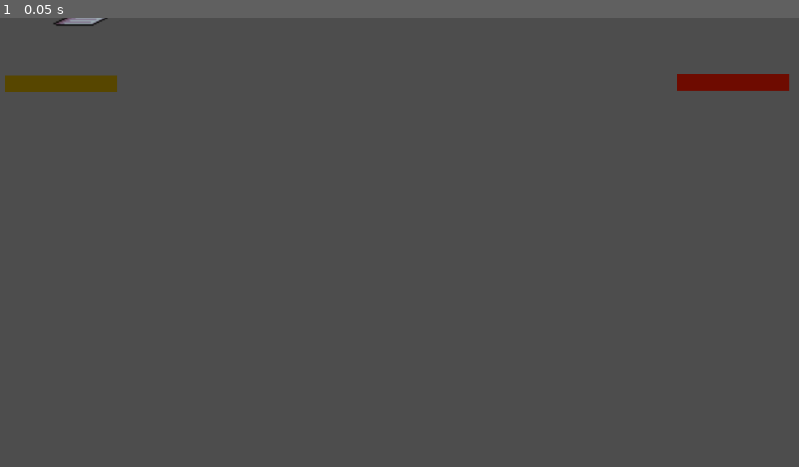
Above: before the commit, frame 1.
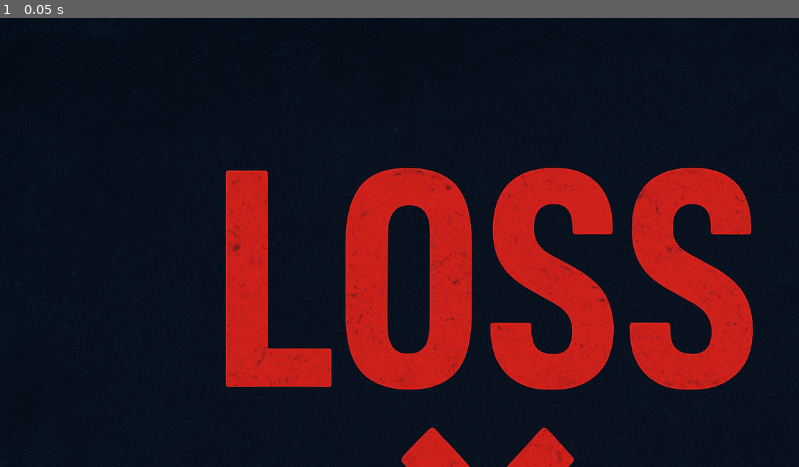
Above: after the commit, the same moment.

Repository: KalinduSE/-Final-Orbit
Game: Godot game, scene res://Scenes/world.tscn
Same seed, same stepped clock (60 frames per second), same inputs: the game is played once before the commit and once after it. This scene is started directly instead of the project's main scene.
Inputs:
- Up to frame 1 (0.05 s): no input

The runs differ from the first frame. In frame 1, 100% of the frame differs, in the area x 0-100%, y 0-100%.

Commit message:
Last Commit

Diff:
--- a/final-orbit/Scripts/player.gd
+++ b/final-orbit/Scripts/player.gd
@@ -1,31 +1,34 @@
 extends CharacterBody2D
 
 # --- Rocket Movement ---
-const SPEED := 300.0           # normal speed
-const BOOST_SPEED := 500.0     # boost speed
+const SPEED := 300.0
+const BOOST_SPEED := 500.0
 
 # --- Fuel & Health ---
 var max_fuel := 100.0
 var current_fuel := 100.0
-var fuel_drain_rate := 5.0      # fuel per second while moving
+var fuel_drain_rate := 5.0
+
 var max_health := 100
 var current_health := 100
 
-# --- References to UI bars ---
-@onready var health_bar = $CanvasLayer/HealthBar      # TextureProgressBar
-@onready var fuel_bar = $CanvasLayer/FuelBar          # TextureProgressBar
+# --- UI References ---
+@onready var health_bar = $CanvasLayer/HealthBar   # TextureProgressBar
+@onready var fuel_bar = $CanvasLayer/FuelBar       # TextureProgressBar
 
 # --- Rocket State ---
-var is_disabled : bool = false   # disables movement during cutscenes
+var is_disabled : bool = false
 
-signal health_changed
+func _ready() -> void:
+	%GameOver.visible = false
+
 
 func _physics_process(_delta: float) -> void:
 	if is_disabled:
 		velocity = Vector2.ZERO
-		return  # stop movement if disabled
+		return
 
-	# --- Player input ---
+	# --- Movement Input ---
 	var input_vector := Vector2.ZERO
 	input_vector.x = Input.get_action_strength("ui_right") - Input.get_action_strength("ui_left")
 	input_vector.y = Input.get_action_strength("ui_down") - Input.get_action_strength("ui_up")
@@ -33,12 +36,11 @@
 	if input_vector.length() > 0:
 		input_vector = input_vector.normalized()
 
-	# --- Boost speed ---
 	var current_speed := SPEED
-	if Input.is_action_pressed("ui_select"):
+	if Input.is_action_pressed("ui_select"):  # Boost
 		current_speed = BOOST_SPEED
 
-	# --- Move the rocket ---
+	# Move rocket
 	velocity = input_vector * current_speed
 	move_and_slide()
 
@@ -50,42 +52,21 @@
 
 	# --- Check fuel depletion ---
 	if current_fuel <= 0:
-		die()
+		game_over("Fuel depleted!")
 
 func take_damage(amount: float) -> void:
 	current_health -= amount
 	current_health = clamp(current_health, 0, max_health)
 	health_bar.value = current_health
+
 	if current_health <= 0:
-		die()
+		game_over("Health depleted!")
 
-func die() -> void:
-	print("🚀 Game Over! Rocket destroyed or fuel ran out")
+# --- Game Over Function ---
+func game_over(reason: String) -> void:
+	if is_disabled:
+		return
 	is_disabled = true
 	velocity = Vector2.ZERO
-	# TODO: Switch to Game Over scene or show message
 
-func _on_area_entered(area):
-	if area.is_in_group("fuel_pod"):
-		current_fuel += area.refill_amount
-		current_fuel = clamp(current_fuel, 0, max_fuel)
-		fuel_bar.value = current_fuel
-		area.queue_free()
-		print("⛽ Collected fuel pod!")
-
-
-func _on_area_2d_area_entered(area: Area2D) -> void:
-	pass # Replace with function body.
-	if area.is_in_group("fuel_pod"):
-		current_fuel += area.refill_amount
-		current_fuel = clamp(current_fuel, 0, max_fuel)
-		fuel_bar.value = current_fuel
-		area.queue_free()
-		print("⛽ Collected fuel pod!")
-
-	elif area.is_in_group("repair_kit"):
-		current_health += area.repair_amount
-		current_health = clamp(current_health, 0, max_health)
-		health_bar.value = current_health
-		area.queue_free()
-		print("🔧 Collected repair kit!")
+	%GameOver.visible = true
--- a/final-orbit/player.tscn
+++ b/final-orbit/player.tscn
@@ -1,8 +1,9 @@
-[gd_scene load_steps=18 format=3 uid="uid://dt0llnyw1j001"]
+[gd_scene load_steps=19 format=3 uid="uid://dt0llnyw1j001"]
 
 [ext_resource type="Script" uid="uid://bij22n3g7lrkb" path="res://Scripts/player.gd" id="1_onrkg"]
 [ext_resource type="Texture2D" uid="uid://c6dyxqwc6wyb2" path="res://Nairan/Designs - Base/PNGs/Nairan - Battlecruiser - Base.png" id="2_i3pqv"]
 [ext_resource type="Texture2D" uid="uid://c7w3lqeeh16la" path="res://Nairan/Engine Effects/PNGs/Nairan - Battlecruiser - Engine.png" id="3_hqtel"]
+[ext_resource type="Texture2D" uid="uid://xvt1347u0vq3" path="res://Assets/ChatGPT Image Sep 28, 2025, 10_12_41 AM.png" id="4_hqtel"]
 
 [sub_resource type="CapsuleShape2D" id="CapsuleShape2D_sh265"]
 radius = 73.79352
@@ -133,4 +134,10 @@
 fill_mode = 2
 show_percentage = false
 
+[node name="GameOver" type="TextureRect" parent="CanvasLayer"]
+unique_name_in_owner = true
+offset_right = 40.0
+offset_bottom = 40.0
+texture = ExtResource("4_hqtel")
+
 [connection signal="area_entered" from="Area2D" to="." method="_on_area_2d_area_entered"]
Binary file added: final-orbit/Assets/ChatGPT Image Sep 28, 2025, 10_12_41 AM.png
Not shown, added: final-orbit/Assets/ChatGPT Image Sep 28, 2025, 10_12_41 AM.png.import
Not shown, added: final-orbit/export_presets.cfg
Binary file added: final-orbit/index.apple-touch-icon.png
Binary file added: final-orbit/index.icon.png
Binary file added: final-orbit/index.png
Not shown, added: final-orbit/index.audio.position.worklet.js
Not shown, added: final-orbit/index.audio.worklet.js
Not shown, added: final-orbit/index.html
Not shown, added: final-orbit/index.js
Not shown, added: final-orbit/index.pck
Not shown, added: final-orbit/index.wasm
